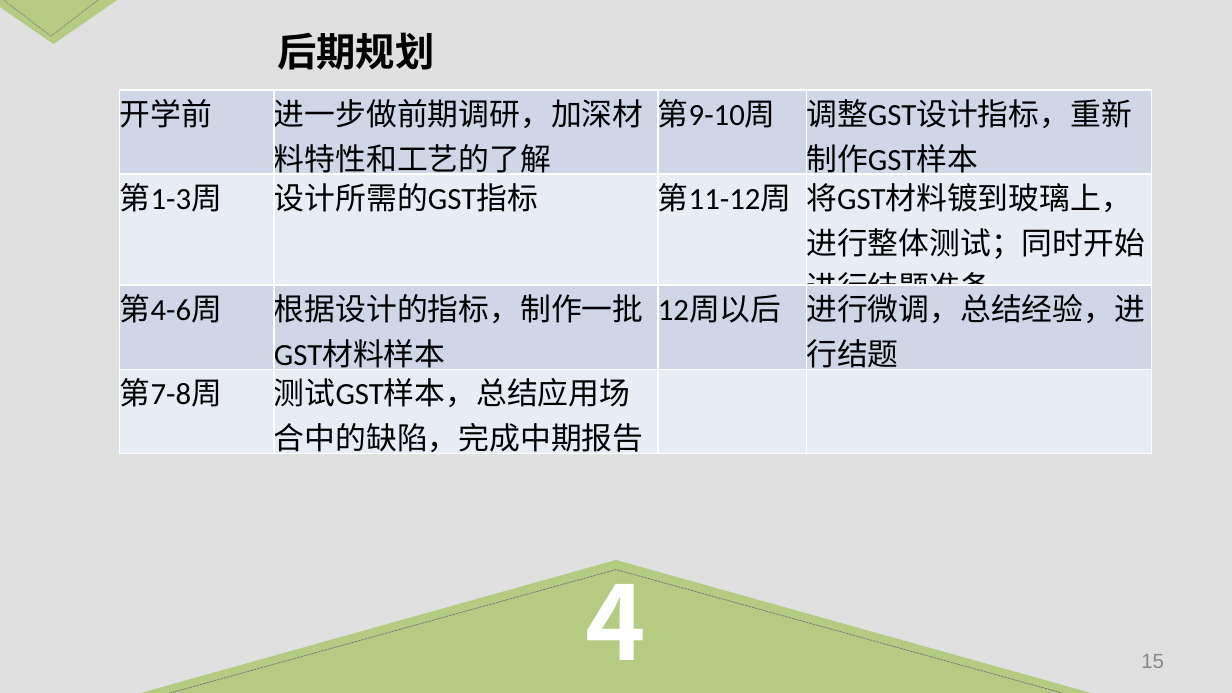
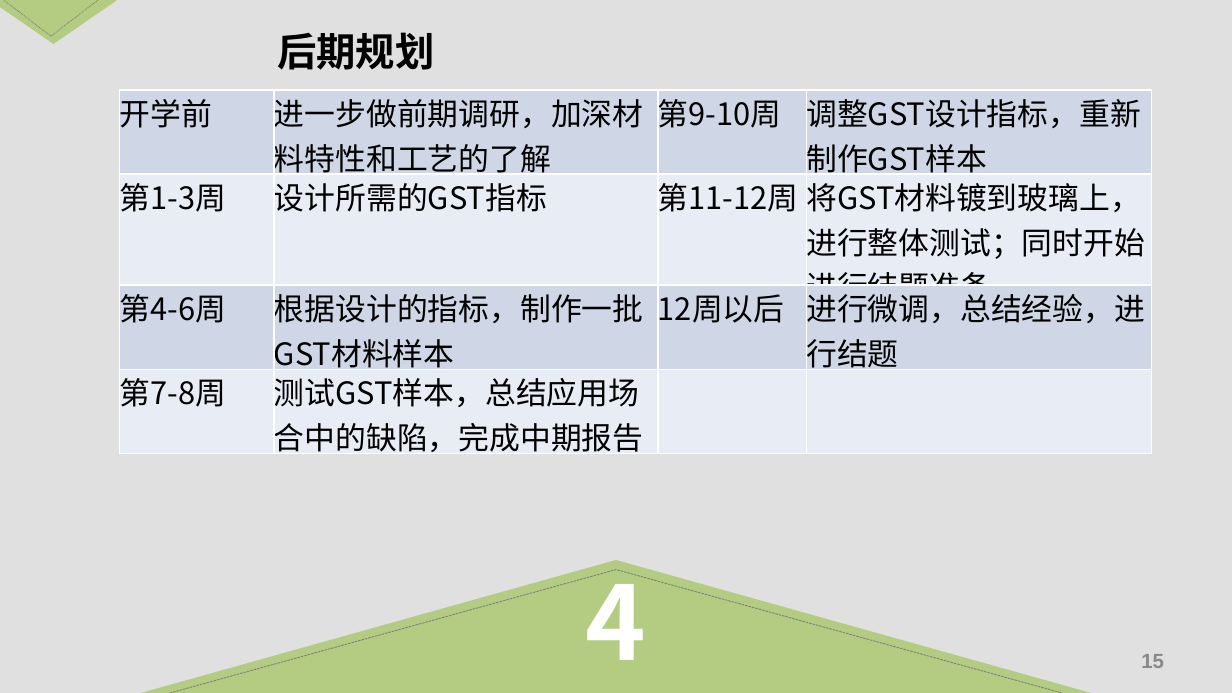
Before and after one commit to Linyu1Bai/ThuEE, a slide deck: slide 15 of Graduation/开题报告.pptx. Drawn at 1232x693 pixels with LibreOffice and Linux fonts; fonts in the diff are those of the drawing. Boxes give left, top, right and bottom in pixels: in the first picture for what was removed or moved away, otherwise in the second. Text is boxed around its words. In the diff, an @@ line names an element or a change of style, - is before the commit and + after.

```diff
--- a/Graduation/开题报告.pptx
+++ b/Graduation/开题报告.pptx
@@ table at box(120, 90, 1151, 513) @@
@@ font Calibri to Noto Sans CJK SC @@
```
Also in this commit, not shown: 12 other slides changed.
